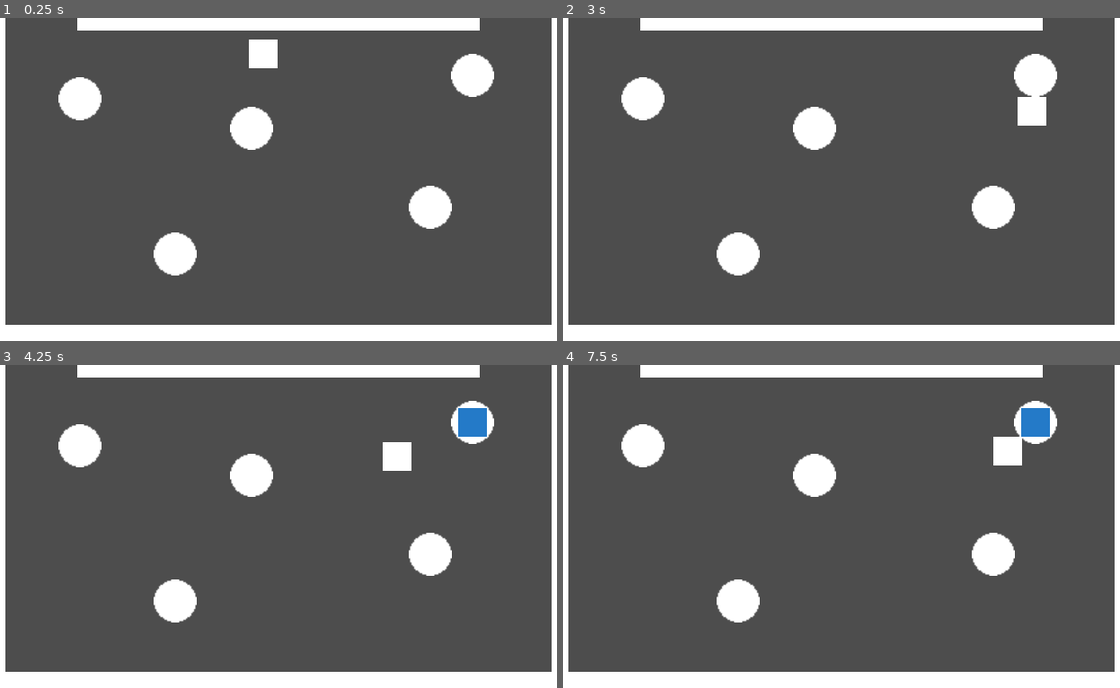
Above: before the commit, frames 1-4 (two rows, left to right).
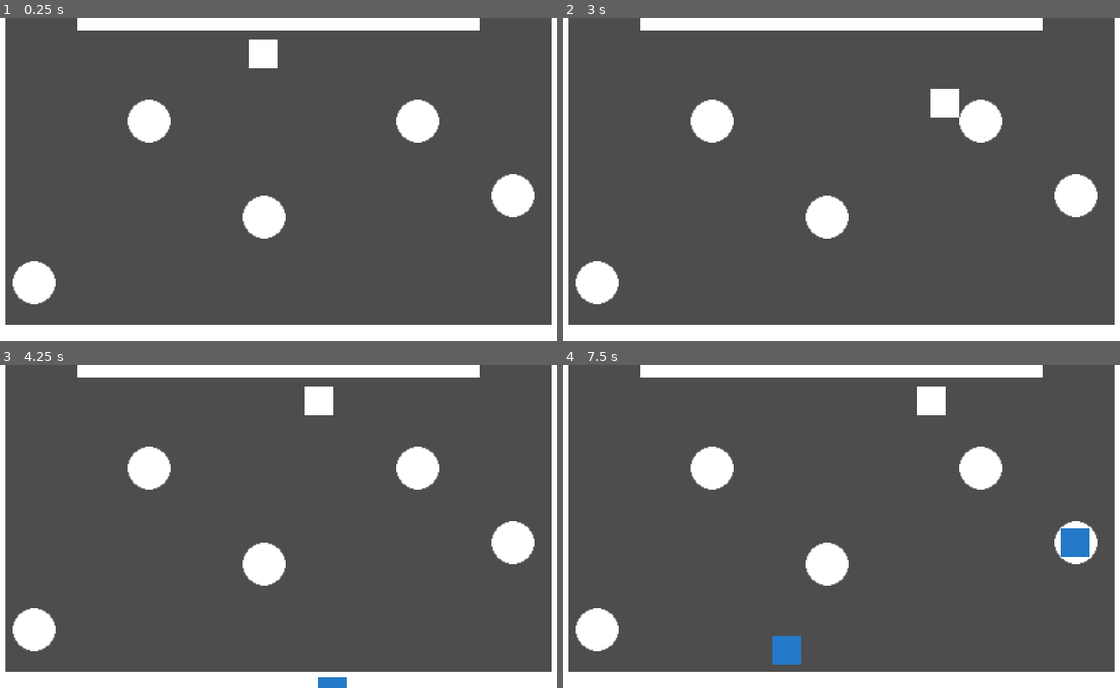
Above: after the commit, the same moments.

Repository: billbobphil/coffee-jam-2023
Game: Godot game, scene res://scenes/rootScene.tscn
Two runs of this game, one before a commit and one after it. Both use one fixed random seed, a clock stepped at 60 frames per second and the inputs below.
Inputs:
- Up to frame 1 (0.25 s): no input
- Up to frame 2 (3 s): tap Enter at 0.5, 2 s; hold D (move_right) 0.53-1.28 s; tap Tab (change_camera) at 0.6, 2.85 s; tap Space (dash) at 1.25, 1.35, 2.75 s; hold S (move_down) 1.28-2.03 s; hold D (move_right) 2.03-2.78 s; tap F (interact) at 2.1 s; hold W (move_up) from 2.78 s (still down)
- Up to frame 3 (4.25 s): release W (move_up) at 3.53 s; hold A (move_left) from 3.53 s (still down); tap Space (dash) at 3.6 s
- Up to frame 4 (7.5 s): tap F (interact) at 4.35, 6.6 s; release A (move_left) at 5.03 s; hold S (move_down) 5.03-5.78 s; tap Tab (change_camera) at 5.1, 7.35 s; tap Enter at 5.75 s; hold D (move_right) 5.78-6.53 s; tap Space (dash) at 5.85, 6.5 s; hold W (move_up) 6.53-7.28 s; hold D (move_right) from 7.28 s (still down)

The runs differ from the first frame. In frame 1, 8.3% of the frame differs, in the area x 2-96%, y 11-89%; in frame 2, 9.2%; in frame 3, 9.1%; in frame 4, 9.5%, in the area x 2-96%, y 6-93%.

Commit message:
Customers now move to the tables automatically, created an order manager that is receving order signals from customers

Diff:
--- a/scenes/customer.tscn
+++ b/scenes/customer.tscn
@@ -8,6 +8,7 @@
 
 [node name="Customer" type="CharacterBody2D"]
 script = ExtResource("1_mei5i")
+speed = 80.0
 
 [node name="Sprite2D" type="Sprite2D" parent="."]
 modulate = Color(0.142075, 0.477662, 0.783701, 1)
--- a/scenes/rootScene.tscn
+++ b/scenes/rootScene.tscn
@@ -7,6 +7,7 @@
 [ext_resource type="PackedScene" uid="uid://b1xl2nurgndxf" path="res://scenes/camera_trigger.tscn" id="5_yqnp0"]
 [ext_resource type="PackedScene" uid="uid://mkw6mia3fmqe" path="res://scenes/station.tscn" id="6_j5wo5"]
 [ext_resource type="Script" path="res://scripts/CustomerManager.gd" id="7_buhyn"]
+[ext_resource type="Script" path="res://scripts/OrderManager.gd" id="8_gsm2p"]
 
 [node name="Demo" type="Node2D"]
 script = ExtResource("1_84sy3")
@@ -39,19 +40,19 @@
 [node name="Tables" type="Node2D" parent="."]
 
 [node name="Table" parent="Tables" instance=ExtResource("2_4o8w4")]
-position = Vector2(99, 452)
+position = Vector2(176, 477)
 
 [node name="Table2" parent="Tables" instance=ExtResource("2_4o8w4")]
-position = Vector2(290, 485)
+position = Vector2(304, 584)
 
 [node name="Table3" parent="Tables" instance=ExtResource("2_4o8w4")]
-position = Vector2(536, 426)
+position = Vector2(581, 560)
 
 [node name="Table4" parent="Tables" instance=ExtResource("2_4o8w4")]
-position = Vector2(205, 625)
+position = Vector2(48, 657)
 
 [node name="Table5" parent="Tables" instance=ExtResource("2_4o8w4")]
-position = Vector2(489, 573)
+position = Vector2(475, 477)
 
 [node name="Stations" type="Node2D" parent="."]
 scale = Vector2(0.984984, 0.624815)
@@ -77,7 +78,10 @@
 tables = [NodePath("../Tables/Table"), NodePath("../Tables/Table2"), NodePath("../Tables/Table3"), NodePath("../Tables/Table4"), NodePath("../Tables/Table5")]
 
 [node name="SpawnPoint" type="Node2D" parent="CustomerManager"]
-position = Vector2(777, 520)
+position = Vector2(304, 789)
+
+[node name="OrderManager" type="Node2D" parent="."]
+script = ExtResource("8_gsm2p")
 
 [connection signal="body_entered" from="CameraTriggers/KitchenCameraTriggerLeft" to="." method="_on_change_camera" binds= ["kitchen"]]
 [connection signal="body_entered" from="CameraTriggers/KitchenCameraTriggerRight" to="." method="_on_change_camera" binds= ["kitchen"]]
--- a/scripts/CustomerManager.gd
+++ b/scripts/CustomerManager.gd
@@ -4,25 +4,24 @@
 var customers : Array[Customer] = [];
 @export var tables: Array[Table]
 var rng = RandomNumberGenerator.new()
+var spawnTimer : float = 0;
+@export var timeBetweenSpawns: float = 3;
 
 # Called when the node enters the scene tree for the first time.
 func _ready():
 	print("Customer spawn point created");
 	print(tables);
-	await get_tree().create_timer(2.0).timeout
-	spawn_customer();
+#	await get_tree().create_timer(2.0).timeout
+#	spawn_customer();
+
+func _process(delta):
+	spawnTimer += delta;
+	if(spawnTimer >= timeBetweenSpawns):
+		spawnTimer = 0;
+		spawn_customer();
 
 func spawn_customer():
-	print("spawning customer");
-	var customer : Customer = customerScene.instantiate();
-	var spawnPoint = get_node("SpawnPoint");
-	add_child(customer);
-	customer.position.x = spawnPoint.position.x;
-	customer.position.y = spawnPoint.position.y;
-	customers.push_back(customer);
-
-	#TODO: remove the timeouts and replace with an animation to move to the table
-	await get_tree().create_timer(2.0).timeout
+	print("Attempting to spawn customer");
 
 	var areAnyTablesAvailable : bool = false;
 	var availableTables: Array[Table] = [];
@@ -35,6 +34,14 @@
 	if(!areAnyTablesAvailable):
 		return;
 
+	var customer : Customer = customerScene.instantiate();
+	var spawnPoint = get_node("SpawnPoint");
+	add_child(customer);
+	customer.position.x = spawnPoint.position.x;
+	customer.position.y = spawnPoint.position.y;
+	customers.push_back(customer);
+
 	var tableToAssign: Table;
 	tableToAssign = availableTables.pick_random();
 	customer.assignTable(tableToAssign);
+	tableToAssign.isOccupied = true;
--- /dev/null
+++ b/scripts/OrderManager.gd
@@ -0,0 +1,6 @@
+extends Node2D
+
+class_name OrderManager
+
+func _on_place_order(customer : Customer):
+	print("Placing order");
--- a/scripts/customer.gd
+++ b/scripts/customer.gd
@@ -3,17 +3,32 @@
 class_name Customer
 
 var assignedTable : Table;
+var shouldMoveToTable : bool = false;
+var shouldLeave : bool = false;
+var destination : Vector2;
+@export var speed : float = 100;
+signal place_order;
 
 #TODO: need logic to move to the table they were assigned to rather than just teleporting
 
 func _ready():
 	print("Customer Alive");
+	var orderManager = get_node("../../OrderManager");
+	if(orderManager):
+		self.place_order.connect(orderManager._on_place_order);
+
+func _process(delta):
+	if(shouldMoveToTable):
+		self.position = self.position.move_toward(destination, delta * speed);
+		if(self.position == destination):
+			shouldMoveToTable = false;
+			place_order.emit(self);
+	pass
 
 func assignTable(table:Table):
 	assignedTable = table;
-	position.x = assignedTable.position.x;
-	position.y = assignedTable.position.y;
+	destination = assignedTable.position;
+	shouldMoveToTable = true;
 
-func placeOrder():
-	#TODO: create an order
-	pass
+func hello():
+	print("HI!");
Not shown: 1 places in scenes/rootScene.tscn that only renumber resources
